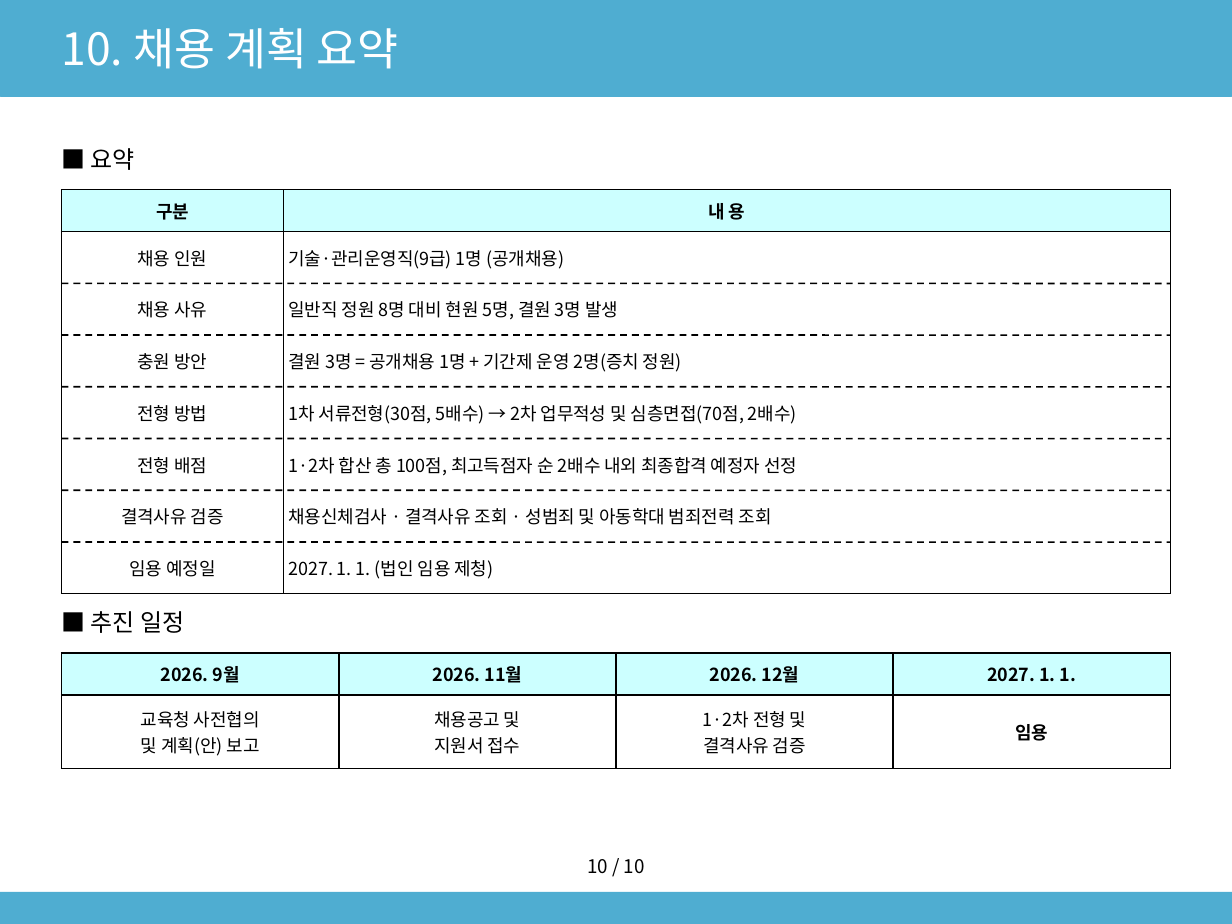
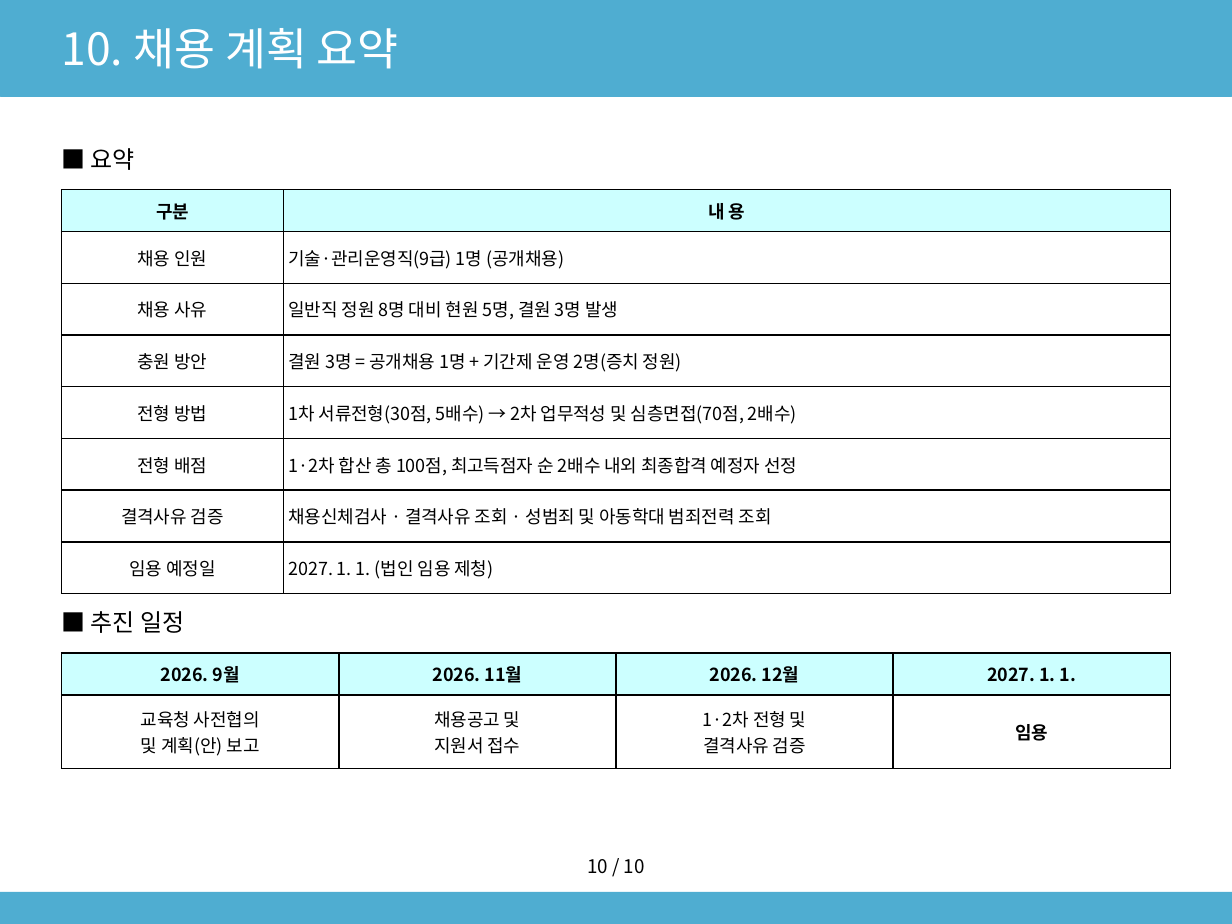
Before and after one commit to sogood459-max/miracle-guy, a slide deck: slide 12 of docs/2027년_사무직원_채용계획안.pptx. Drawn at 1232x924 pixels with LibreOffice and Linux fonts; fonts in the diff are those of the drawing. Boxes give left, top, right and bottom in pixels: in the first picture for what was removed or moved away, otherwise in the second. Text is boxed around its words. In the diff, an @@ line names an element or a change of style, - is before the commit and + after.

```diff
--- a/docs/2027년_사무직원_채용계획안.pptx
+++ b/docs/2027년_사무직원_채용계획안.pptx
@@ table at (62,190,1170,583) @@
@@ borders changed @@
@@ line removed from (62, 283) to (1170, 283) @@
@@ line removed from (62, 335) to (1170, 335) @@
@@ line removed from (62, 387) to (1170, 387) @@
@@ line removed from (62, 439) to (1170, 439) @@
@@ line removed from (62, 490) to (1170, 490) @@
@@ line removed from (62, 542) to (1170, 542) @@
```
Also in this commit, not shown: 6 other slides changed, 1 other file.
